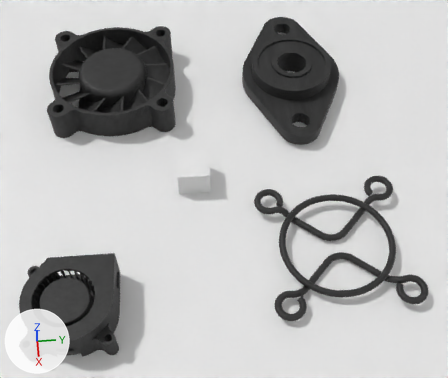
The Blender file BlenderScene/BLENDER_V1.blend as it was, and as the next commit left it.
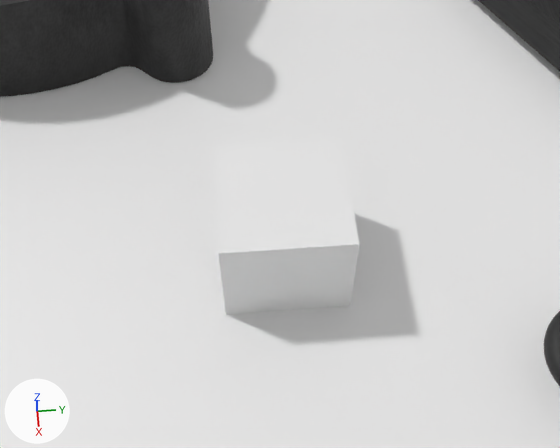
Each version is shown from a 50 mm lens placed at (1.707, 0.075, 4.751), pointed at (0.394, 0.179, 2.869), then close up from a 50 mm lens placed at (0.744, 0.036, 3.496), pointed at (0.332, 0.068, 2.906). Lighting does not change. The marker at lower left points along +X, +Y and +Z.

In view in the first close-up: '40mm fan grillEXT_G', '40x40x10EXT_G', '8mm_FIXbearing_G.001', 'Cube', 'painted_wooden_table'.
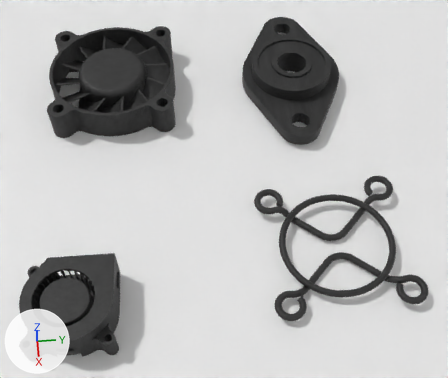
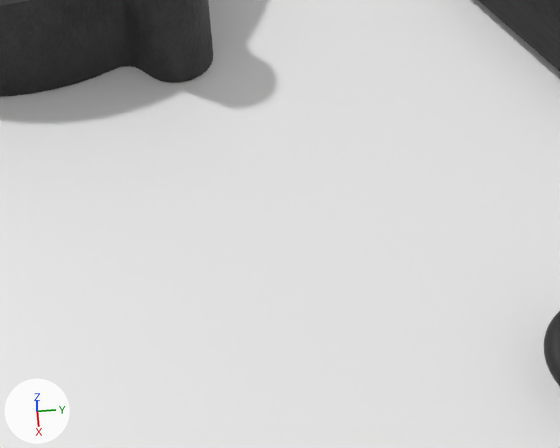
Diff of the bpy script that builds the scene:
```diff
--- a/BlenderScene/BLENDER_V1.blend.py
+++ b/BlenderScene/BLENDER_V1.blend.py
@@ ob_cube @@
 ob_cube.scale = (0.0582, 0.0582, 0.0582)
+ob_cube.hide_render = True
```

What differs and where, as boxes [x1, y1, x2, y2] in the close-ups (560 x 448 px):
'Cube', hidden: before [214, 138, 359, 315]
